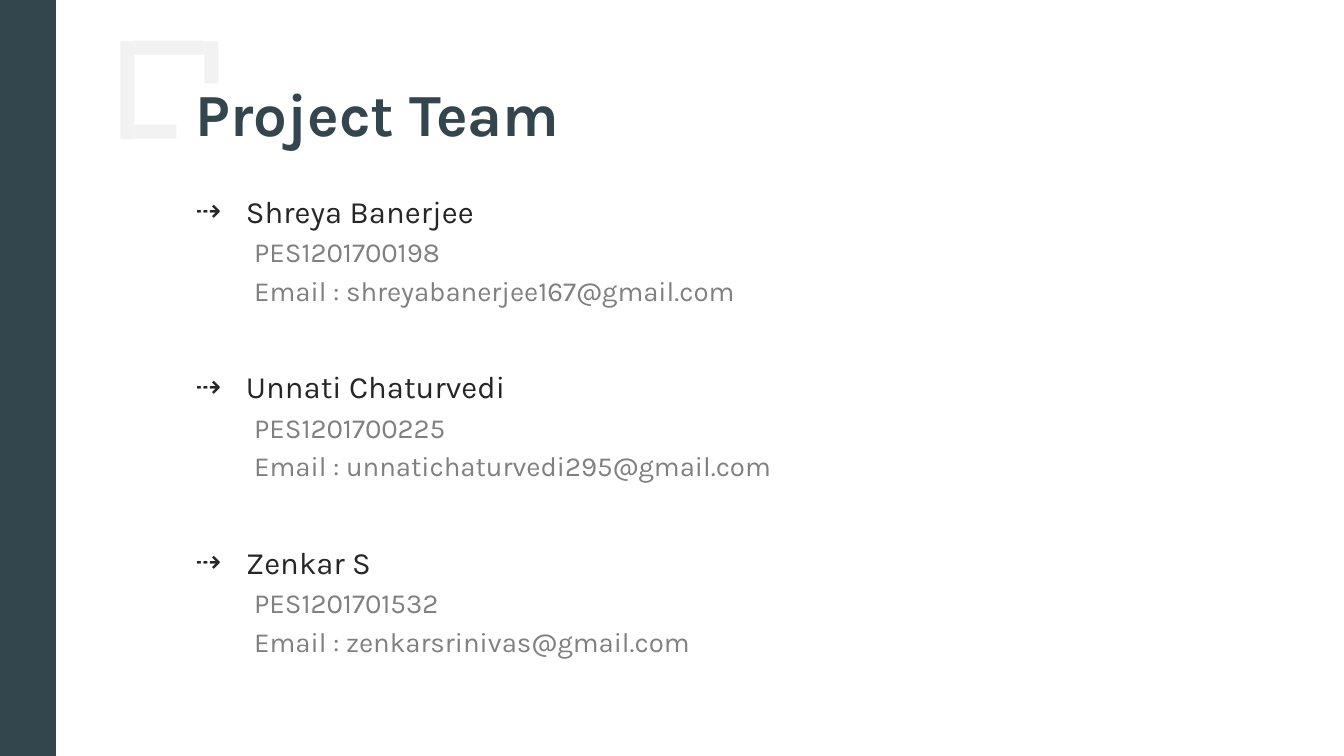
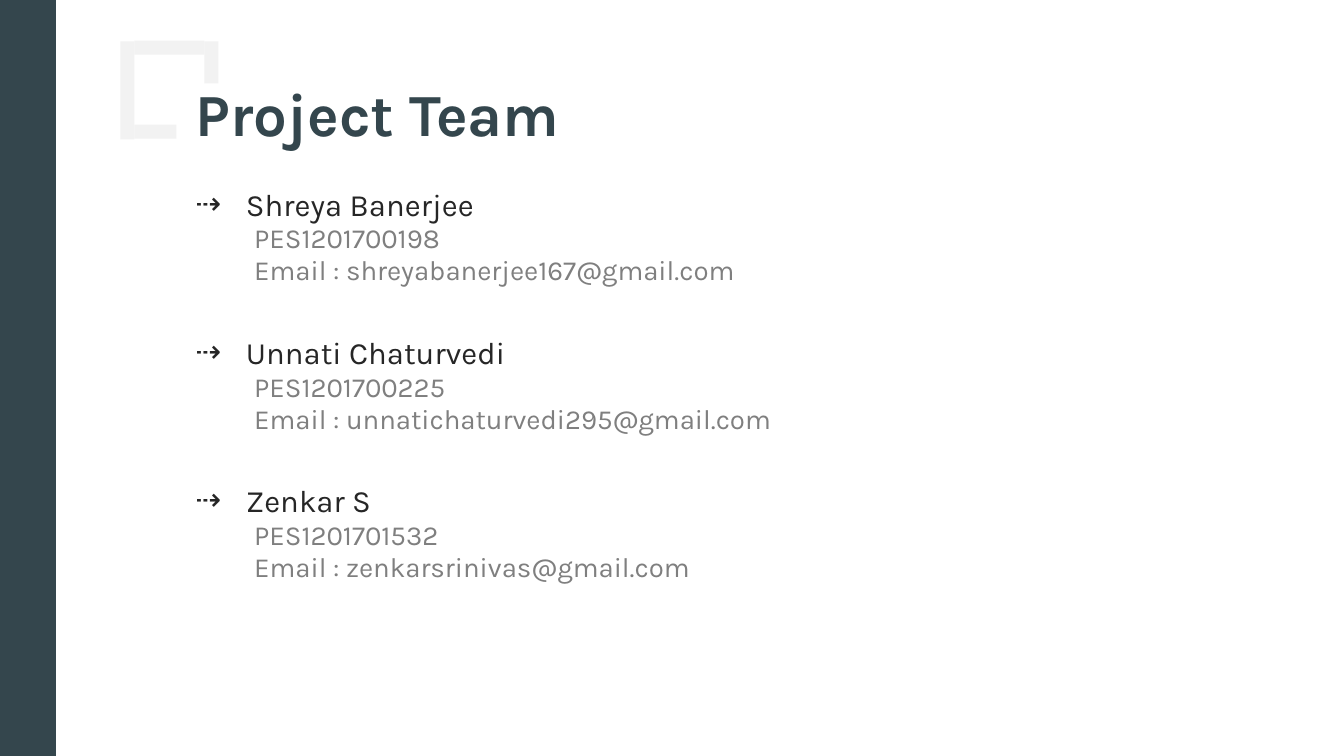
Before and after one commit to unnatic19/webtechproject, a slide deck: slide 13 of Maindo Parking Website.pptx. Drawn at 1344x756 pixels with LibreOffice and Linux fonts; fonts in the diff are those of the drawing. Boxes give left, top, right and bottom in pixels: in the first picture for what was removed or moved away, otherwise in the second. Text is boxed around its words. In the diff, an @@ line names an element or a change of style, - is before the commit and + after.

```diff
--- a/Maindo Parking Website.pptx
+++ b/Maindo Parking Website.pptx
@@ text "Shreya Banerjee" at (246,194,771,584): text colour #808080 to #7F7F7F in "PES1201700198", "Email : shreyabanerjee167@gmail.com", "PES1201700225", "Email : unnatichaturvedi295@gmail.com" and 2 more places; line spacing 1 to 0.8; less space between paragraphs @@
```
Also in this commit, not shown: 5 other slides changed, 23 other files.
